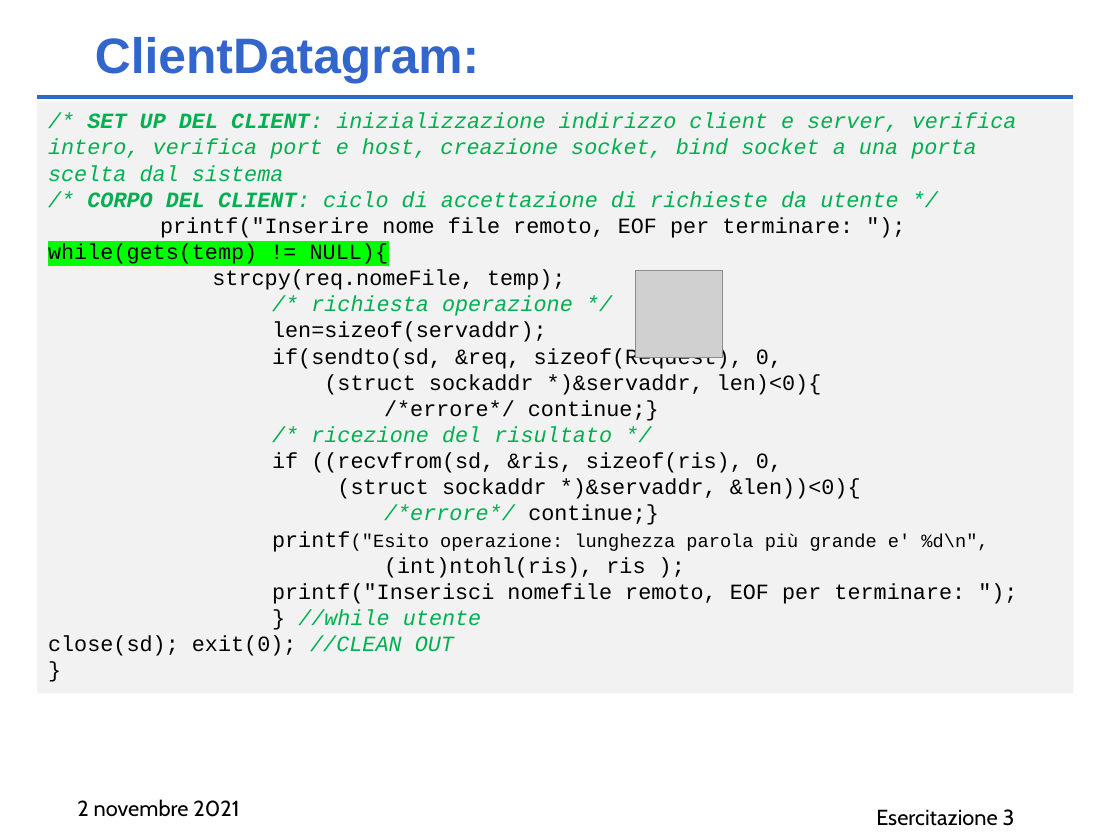
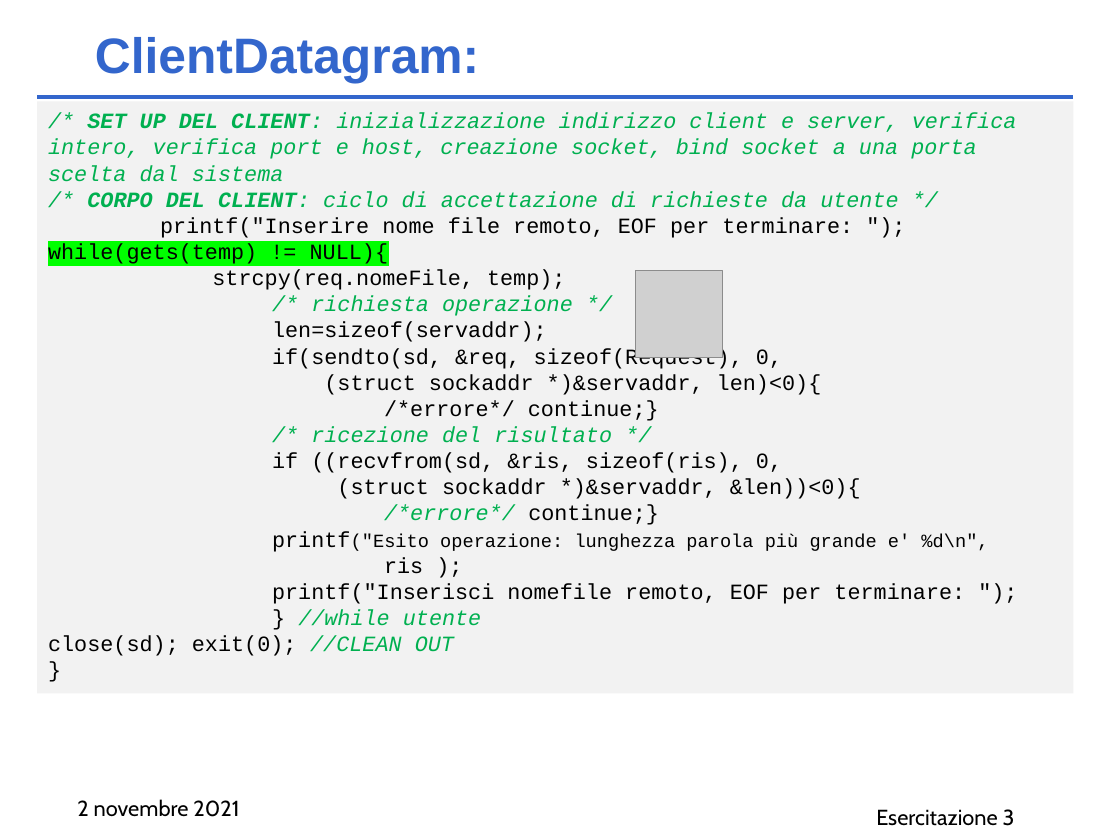
Before and after one commit to AliceTurrini/RetiCalcolatori, a slide deck: slide 3 of Es3/Presentazione_es3_2_novembre.pptx. Drawn at 1120x840 pixels with LibreOffice and Linux fonts; fonts in the diff are those of the drawing; grey boxes stand for pictures. Boxes give left, top, right and bottom in pixels: in the first picture for what was removed or moved away, otherwise in the second. Text is boxed around its words. In the diff, an @@ line names an element or a change of style, - is before the commit and + after.

```diff
--- a/Es3/Presentazione_es3_2_novembre.pptx
+++ b/Es3/Presentazione_es3_2_novembre.pptx
@@ text in rectangle at [384,557,423,574]: text changed @@
-(int)ntohl(ris), ris );
+ris );
```
Also in this commit, not shown: 1 other slide changed.
